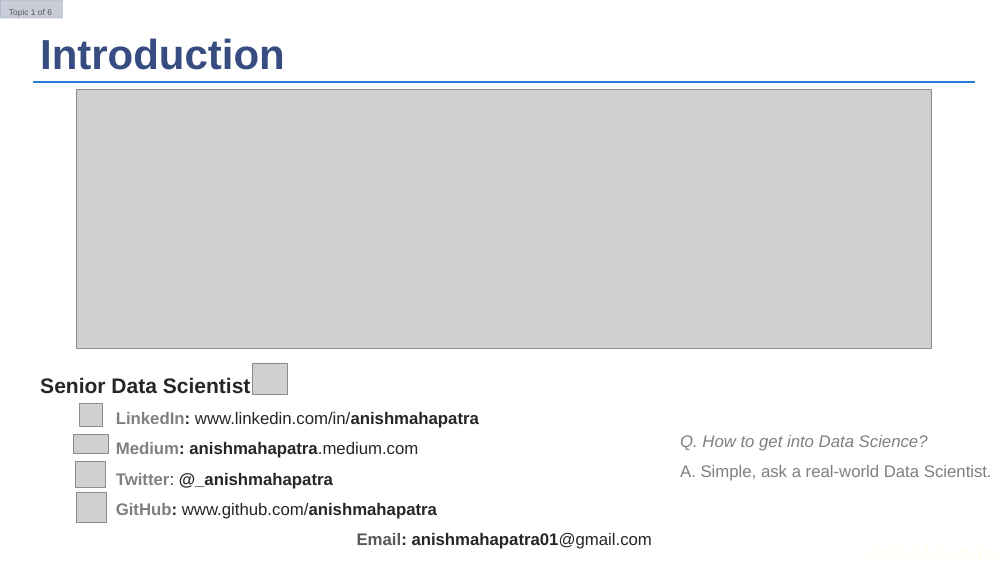
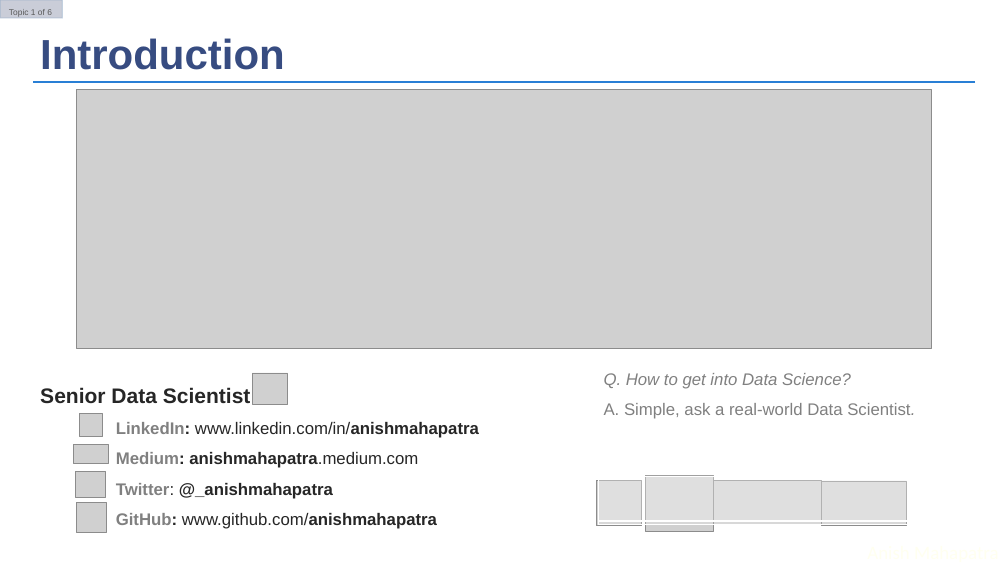
Before and after one commit to anishmahapatra/machinelearningwriting, a slide deck: slide 3 of Webinar/UpGrad - Data Science in Healthcare and Pharma Industry/Data Science in Healthcare & Pharma Industry v4.pptx. Drawn at 1008x567 pixels with LibreOffice and Linux fonts; fonts in the diff are those of the drawing; grey boxes stand for pictures; background and template pictures are left out. Boxes give left, top, right and bottom in pixels: in the first picture for what was removed or moved away, otherwise in the second. Text is boxed around its words. In the diff, an @@ line names an element or a change of style, - is before the commit and + after.

Commit message:
Webinar v5 Data Science in Healthcare & Pharma

```diff
--- a/Webinar/UpGrad - Data Science in Healthcare and Pharma Industry/Data Science in Healthcare & Pharma Industry v4.pptx
+++ b/Webinar/UpGrad - Data Science in Healthcare and Pharma Industry/Data Science in Healthcare & Pharma Industry v4.pptx
@@ text "Q. How to get into ...": place and size @@
-text "Q. How to get into ..." at box(680, 435, 992, 481)
+text "Q. How to get into ..." at box(604, 373, 915, 419)
@@ text "Senior Data Scientist": place and size @@
-text "Senior Data Scientist" at box(40, 377, 652, 549)
+text "Senior Data Scientist" at box(40, 387, 479, 529)
@@ 5 pictures: place and size @@
-5 pictures at box(73, 363, 287, 523)
+5 pictures at box(73, 373, 287, 532)
@@ rectangle added at box(598, 477, 920, 526), fill #FFFFFF at 18% opacity, outline #FFFFFF 1 pt @@
@@ rectangle added at box(598, 473, 920, 522), fill #FFFFFF at 18% opacity, outline #FFFFFF 1 pt @@
@@ group added at box(597, 476, 907, 532): 4 pictures @@
@@ text at box(357, 533, 652, 549): paragraph removed @@
-Email: anishmahapatra01@gmail.com
```
Also in this commit, not shown: 6 other slides changed, 1 slide added, 1 other file.
